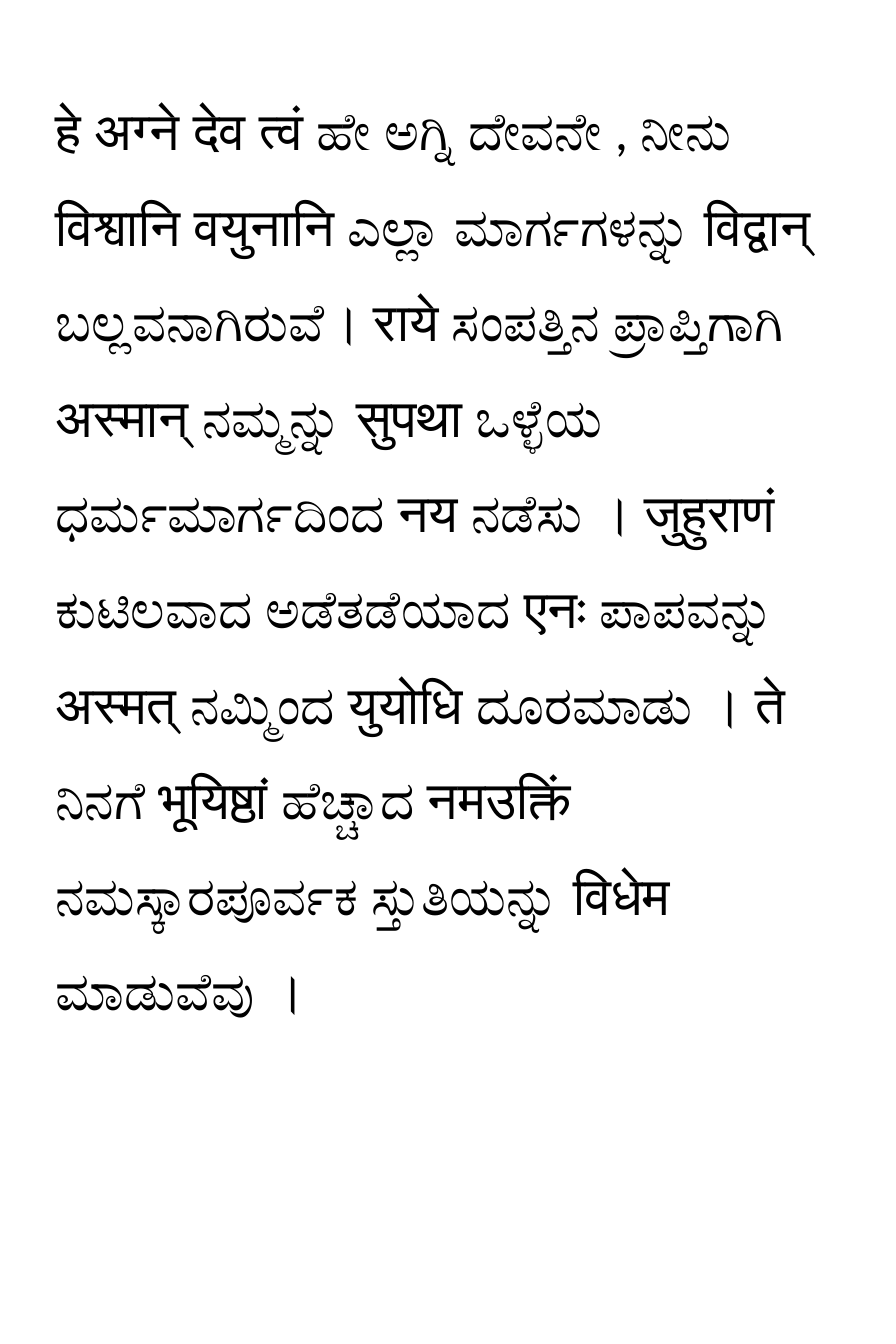
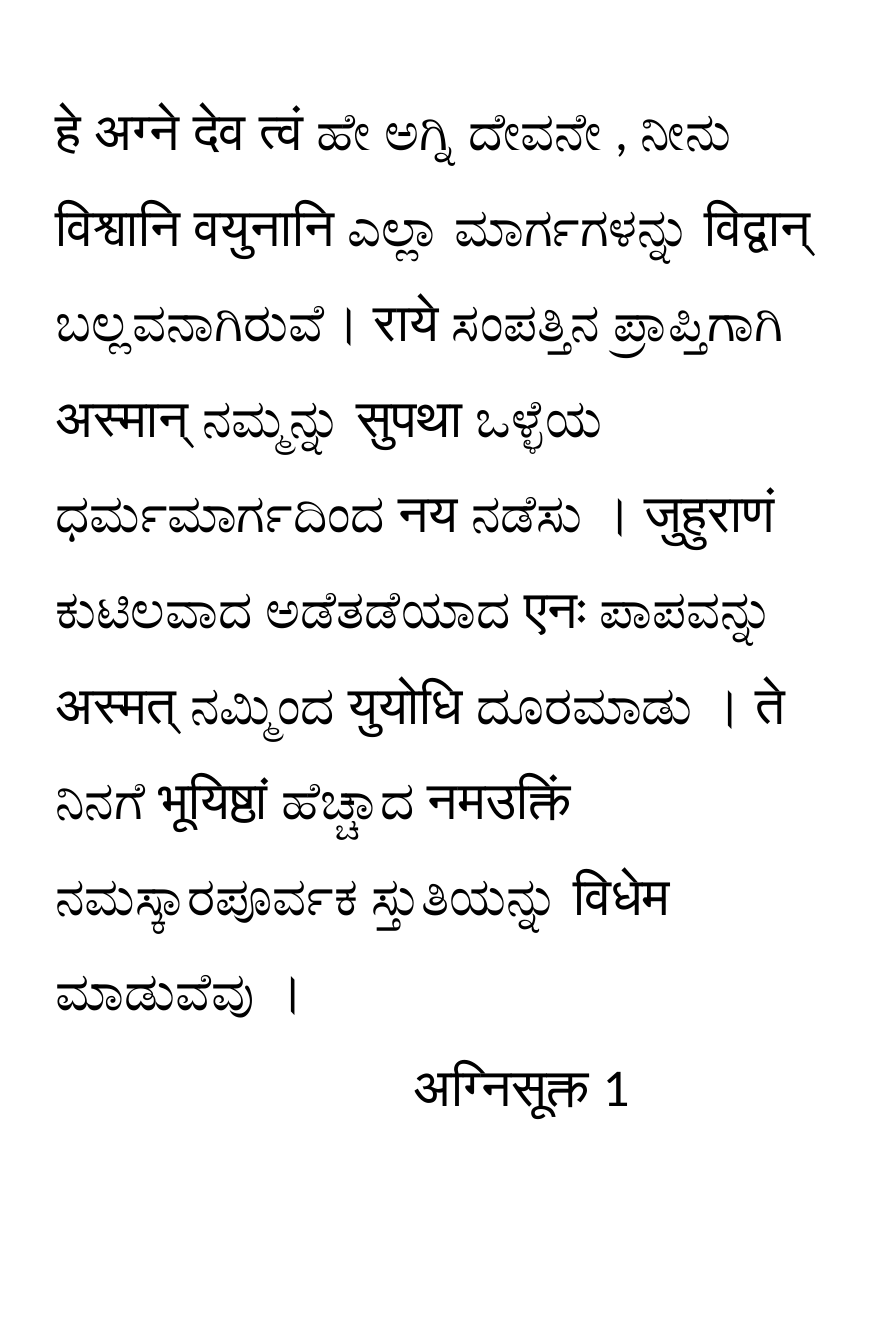
Before and after one commit to GIRISHVBHAGWAT/MY_Documents, a slide deck: slide 1 of Sookta_Artha/agni_sookta.pptx. Drawn at 896x1344 pixels with LibreOffice and Linux fonts; fonts in the diff are those of the drawing; background and template pictures are left out. Boxes give left, top, right and bottom in pixels: in the first picture for what was removed or moved away, otherwise in the second. Text is boxed around its words. In the diff, an @@ line names an element or a change of style, - is before the commit and + after.

Commit message:
ोheading agni sookta1

```diff
--- a/Sookta_Artha/agni_sookta.pptx
+++ b/Sookta_Artha/agni_sookta.pptx
@@ title at box(55, 109, 813, 1119): text changed @@
-हे अग्ने देव त्वं ಹೇ ಅಗ್ನಿ ದೇವನೇ , ನೀನು विश्वानि वयुनानि ಎಲ್ಲಾ ಮಾರ್ಗಗಳನ್ನು विद्वान् ಬಲ್ಲವನಾಗಿರುವೆ। राये ಸಂಪತ್ತಿನ ಪ್ರಾಪ್ತಿಗಾಗಿ अस्मान् ನಮ್ಮನ್ನು सुपथा ಒಳ್ಳೆಯ ಧರ್ಮಮಾರ್ಗದಿಂದ नय ನಡೆಸು । जुहुराणं ಕುಟಿಲವಾದ ಅಡೆತಡೆಯಾದ एनः ಪಾಪವನ್ನು अस्मत् ನಮ್ಮಿಂದ युयोधि ದೂರಮಾಡು । ते ನಿನಗೆ भूयिष्ठां ಹೆಚ್ಚಾದ नमउक्तिं ನಮಸ್ಕಾರಪೂರ್ವಕ ಸ್ತುತಿಯನ್ನು विधेम ಮಾಡುವೆವು ।
+हे अग्ने देव त्वं ಹೇ ಅಗ್ನಿ ದೇವನೇ , ನೀನು विश्वानि वयुनानि ಎಲ್ಲಾ ಮಾರ್ಗಗಳನ್ನು विद्वान् ಬಲ್ಲವನಾಗಿರುವೆ। राये ಸಂಪತ್ತಿನ ಪ್ರಾಪ್ತಿಗಾಗಿ अस्मान् ನಮ್ಮನ್ನು सुपथा ಒಳ್ಳೆಯ ಧರ್ಮಮಾರ್ಗದಿಂದ नय ನಡೆಸು । जुहुराणं ಕುಟಿಲವಾದ ಅಡೆತಡೆಯಾದ एनः ಪಾಪವನ್ನು अस्मत् ನಮ್ಮಿಂದ युयोधि ದೂರಮಾಡು । ते ನಿನಗೆ भूयिष्ठां ಹೆಚ್ಚಾದ नमउक्तिं ನಮಸ್ಕಾರಪೂರ್ವಕ ಸ್ತುತಿಯನ್ನು विधेम ಮಾಡುವೆವು ।
+अग्निसूक्त 1
```
